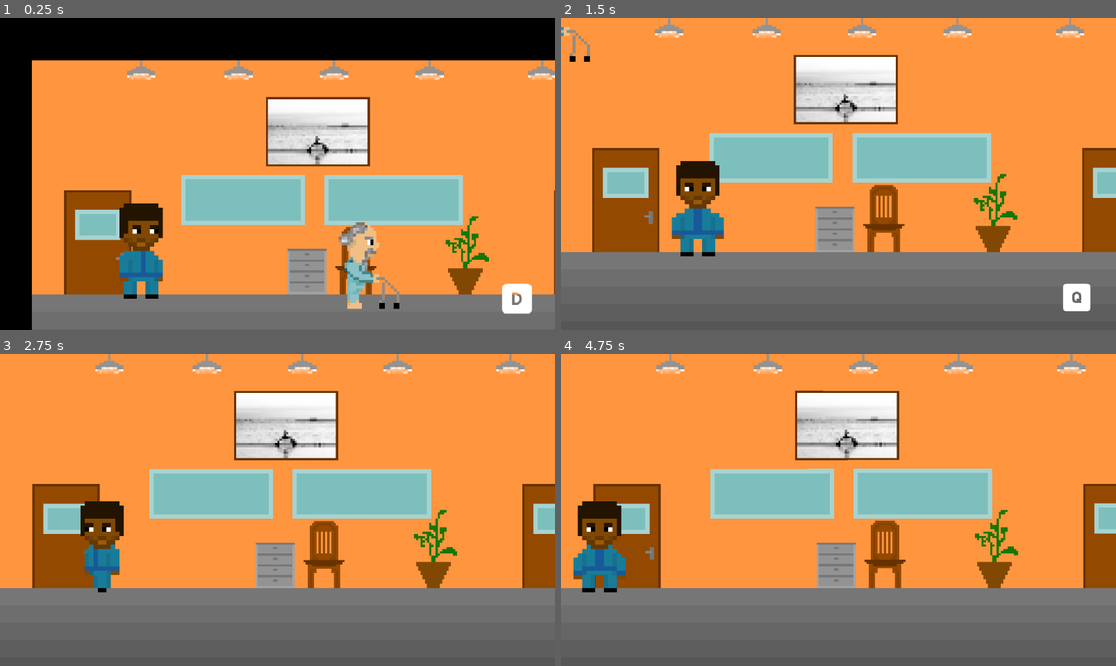
Above: before the commit, frames 1-4 (two rows, left to right).
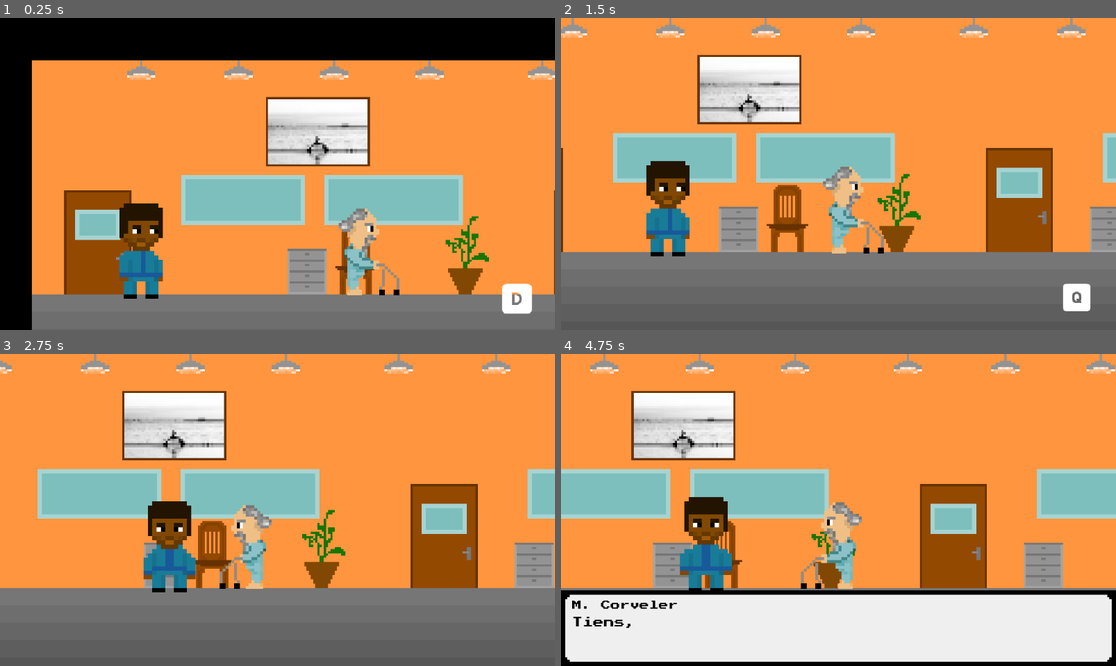
Above: after the commit, the same moments.

Repository: qcorveler/RGAME
Game: Godot game, scene res://Scenes/Levels/LevelIntro.tscn
The game is run twice, just before and just after one commit, with the same random seed, the same clock (stepped at 60 frames per second) and the same inputs. This scene is started directly instead of the project's main scene.
Inputs:
- Up to frame 1 (0.25 s): no input
- Up to frame 2 (1.5 s): tap Enter (ui_accept) at 0.5 s; hold Shift (crouch) 0.53-1.28 s; hold D (move_right) from 0.53 s (still down); tap Space (jump) at 0.77, 1.07 s; tap Q (interact_a) at 0.8, 1.35 s
- Up to frame 3 (2.75 s): tap Space (jump) at 1.52, 1.82 s; tap Ctrl (run) at 1.55 s; release D (move_right) at 2.03 s; hold A (move_left) from 2.03 s (still down); hold Ctrl (run) from 2.03 s (still down); tap Enter (ui_accept) at 2.3 s
- Up to frame 4 (4.75 s): release A (move_left) at 2.78 s; release Ctrl (run) at 2.78 s; hold D (move_right) 2.78-4.28 s; tap Enter (ui_accept) at 2.85 s; tap Space (jump) at 3.02, 3.05, 3.32, 4.52 s; hold Space (jump) 3.53-4.28 s; tap Shift (crouch) at 3.8, 4.35 s; hold A (move_left) from 4.28 s (still down); tap Q (interact_a) at 4.55 s

The runs differ from the first frame. In frame 1, 1.5% of the frame differs, in the area x 60-72%, y 61-94%; in frame 2, 32%; in frame 3, 33%; in frame 4, 59%, in the area x 0-100%, y 0-100%.
Error before the commit: Invalid assignment of property or key 'disabled' with value of type 'bool' on a base object of type 'null instance'. (res://Scripts/Player/player.gd:81)

Commit message:
Ajout des collisions avec les panneaux pour avoir les tips, correction de plusieurs bug et ajustement du readme avec les todo

Diff:
--- a/raf-game/Dialogues/Dialogues.json
+++ b/raf-game/Dialogues/Dialogues.json
@@ -127,6 +127,38 @@
 					"text": "Pour retrouver ta mémoire pardi ! Il faut mettre un peu de lumière là dedans ! Tu peux te déplacer ? Essaie de l'explorer autant que possible, tu trouveras sans doute des choses intéressantes"
 				}
 			]
+		},
+		"lama_help" : {
+			"lines" : [
+				{
+					"speaker": "M. Lama",
+					"text": "Tu peux bouger ? Appuie sur 'Q' ou 'D' pour te déplacer ! Tu peux sauter avec la barre d'espace. Essaie d'explorer ta mémoire, tu trouveras sans doute des choses intéressantes."
+				}
+			]
+		},
+		"RunSign" : {
+			"lines" : [
+				{
+					"speaker" : "Note à moi même :",
+					"text": "Maintenir la touche 'Ctrl' quand j'avance me fait aller plus vite. C'est pratique pour atteindre des endroits inatteignables autrement !"
+				}
+			]
+		},
+		"JumpSign" : {
+			"lines" : [
+				{
+					"speaker" : "Note à moi même :",
+					"text": "Avec la touche 'Shift' je peux m'accroupir. Ça me permet d'avoir une meilleure détente quand je saute ensuite, super pratique !"
+				}
+			]
+		},
+		"ComboSign" : {
+			"lines" : [
+				{
+					"speaker" : "Note à moi même :",
+					"text": "En fait, je peux combiner m'accroupir et courir en appuyant sur les 2 touches en même temps pour avoir une super détente dans la direction que je veux !"
+				}
+			]
 		}
 	}
-  }
+}
--- a/raf-game/Scenes/Levels/LevelIntro.tscn
+++ b/raf-game/Scenes/Levels/LevelIntro.tscn
@@ -94,7 +94,6 @@
 [node name="PlayerRafVieux" parent="World" instance=ExtResource("8_jroud")]
 collision_mask = 3
 speed = 200
-jump_velocity = 0
 metadata/_edit_group_ = true
 
 [node name="UI" type="CanvasLayer" parent="."]
--- a/raf-game/Scenes/Levels/level_1.tscn
+++ b/raf-game/Scenes/Levels/level_1.tscn
@@ -8,9 +8,11 @@
 [ext_resource type="Texture2D" uid="uid://bsyn2wdvcg5dy" path="res://Img/Tilemaps/simple tile map - upgrade.png" id="4_hwvp3"]
 [ext_resource type="Texture2D" uid="uid://bvh233qk6lq47" path="res://Lights/Lumière_Joueur.png" id="4_xgxfi"]
 [ext_resource type="Script" uid="uid://lr3ex5tifp70" path="res://Scripts/Lights/light_script.gd" id="5_5f3p6"]
+[ext_resource type="Script" uid="uid://sie6p4atytje" path="res://Scripts/Level1/indication_layer.gd" id="5_7r2dd"]
 [ext_resource type="PackedScene" uid="uid://c74gt60xgsb7d" path="res://Scenes/UI/dialogue_panel.tscn" id="7_jv26f"]
 [ext_resource type="Texture2D" uid="uid://cwyk0mx15u1w" path="res://Img/Img_Lights/Torch.png" id="8_hwvp3"]
 [ext_resource type="Texture2D" uid="uid://cq3e6coix1uyx" path="res://Img/Tilemaps/simple tile map.png" id="8_u5ghp"]
+[ext_resource type="PackedScene" uid="uid://bcivjodw5wd0w" path="res://Scenes/UI/input_indicator.tscn" id="11_afv7b"]
 
 [sub_resource type="SpriteFrames" id="SpriteFrames_cyadu"]
 animations = [{
@@ -288,6 +290,7 @@
 position = Vector2(0, 1)
 tile_map_data = PackedByteArray("AAABAAUAAAACAAMAAAARAAIAAAAGAAMAAAATAAIAAAAAAAUAAAApAAUAAAAFAAMAAAAoAPz/AAAFAAMAAAAMAP7/AAAGAAMAAAAKAPn/AAAAAAUAAAAOAPP/AAACAAMAAAAeAPL/AAACAAMAAAAcAPL/AAAFAAMAAAAXAAQAAAAAAAUAAAA=")
 tile_set = SubResource("TileSet_7r2dd")
+script = ExtResource("5_7r2dd")
 
 [node name="WallLeft" type="StaticBody2D" parent="World"]
 position = Vector2(0, 648)
@@ -363,7 +366,6 @@
 scale = Vector2(3, 3)
 player_path = NodePath("../Player")
 speed = 0.3
-metadata/_edit_group_ = true
 
 [node name="PointLight2D" type="PointLight2D" parent="World/Lama"]
 color = Color(1, 1, 0.46666667, 1)
@@ -388,6 +390,9 @@
 
 [node name="UI" type="CanvasLayer" parent="."]
 
+[node name="InputIndicator" parent="UI" instance=ExtResource("11_afv7b")]
+visible = false
+
 [node name="DialoguePanel" parent="UI" instance=ExtResource("7_jv26f")]
 visible = false
 offset_top = -1.0
--- a/raf-game/Scenes/Personnages/Player/Player.tscn
+++ b/raf-game/Scenes/Personnages/Player/Player.tscn
@@ -11,7 +11,7 @@
 size = Vector2(48, 80)
 
 [sub_resource type="RectangleShape2D" id="RectangleShape2D_2dvuo"]
-size = Vector2(20, 100)
+size = Vector2(48, 100)
 
 [node name="Player" type="CharacterBody2D"]
 script = ExtResource("1_kpjcp")
--- a/raf-game/Scenes/Personnages/Player/RafVieux.tscn
+++ b/raf-game/Scenes/Personnages/Player/RafVieux.tscn
@@ -16,7 +16,11 @@
 
 [node name="Skin" parent="." instance=ExtResource("2_uwy5g")]
 
-[node name="CollisionShape2D" type="CollisionShape2D" parent="."]
+[node name="CollisionCrouching" type="CollisionShape2D" parent="."]
+position = Vector2(6, 5)
+shape = SubResource("RectangleShape2D_kpjcp")
+
+[node name="CollisionStanding" type="CollisionShape2D" parent="."]
 position = Vector2(6, 5)
 shape = SubResource("RectangleShape2D_kpjcp")
 
--- a/raf-game/Scripts/Cinematiques/chambre_ehpad.gd
+++ b/raf-game/Scripts/Cinematiques/chambre_ehpad.gd
@@ -13,8 +13,7 @@
 @onready var dialoguePanel = $DialoguePanel
 
 func _ready() -> void:
-	dialoguePanel.set_active(true)
-	dialoguePanel.set_lines(scene_dialogues)
+	dialoguePanel.set_lines_and_activate(scene_dialogues)
 
 func _physics_process(delta: float) -> void:
 	timer += delta
--- /dev/null
+++ b/raf-game/Scripts/Level1/indication_layer.gd
@@ -0,0 +1,11 @@
+extends TileMapLayer
+
+@export var player_path : NodePath
+
+@onready var player = get_node(player_path)
+
+var signs_info := {
+	Vector2i(41, 5): "RunSign",
+	Vector2i(40, -4): "JumpSign",
+	Vector2i(28, -14): "ComboSign",
+}
--- a/raf-game/Scripts/Level1/level_1.gd
+++ b/raf-game/Scripts/Level1/level_1.gd
@@ -1,9 +1,9 @@
 extends Node2D
 
 @onready var world = $World
-@onready var player = world.get_node("Player")
-@onready var cam : Camera2D = player.get_node("Camera2D")
-@onready var background : AnimatedSprite2D = world.get_node("Background/AnimatedBackground")
+@onready var player = $World/Player
+@onready var cam : Camera2D = $World/Player/Camera2D
+@onready var background : AnimatedSprite2D = $World/Background/AnimatedBackground
 @onready var ground = $World/Ground/GroundCollision
 
 @onready var lama = $World/Lama
@@ -15,6 +15,12 @@
 @onready var wallLayer : TileMapLayer = $World/TileMap/WallAndPlateformLayer
 @onready var groundLayer : TileMapLayer = $World/TileMap/GroundLayer
 @onready var trapLayer : TileMapLayer = $World/TileMap/TrapLayer
+@onready var indicationLayer : TileMapLayer = $World/TileMap/IndicationLayer
+
+@onready var inputIndicator = $UI/InputIndicator
+
+var player_in_lama_zone : bool = false
+var sign_zone = null
 
 func _ready() :
 	# Gestion du background
@@ -37,18 +43,56 @@
 
 	# Gestion des premiers dialogues
 	GameState.dialogue_active = true
+	inputIndicator.set_black(false)
 
 	# Gestion des plateformes
 	set_platforms_visible(false) # Pour pas qu'on les voit quand le lama se déplace
 
+func _process(_delta: float) -> void:
+	player_in_lama_zone = player.global_position.distance_to(lama.global_position) < lama.zone_size
+	sign_zone = null
+	for sign_position in indicationLayer.signs_info :
+		if sign_position == Vector2i(indicationLayer.local_to_map(indicationLayer.to_local(player.global_position)))  :
+			sign_zone = indicationLayer.signs_info[sign_position]
 
-func _on_lama_final_position_reached() -> void:
-	# Lancer les premiers dialogues
-	dialoguePanel.set_lines(scene_dialogues["debut"]["lines"])
-	dialoguePanel.set_active(true)
-	set_platforms_visible(true)
+	if get_indicator_input() == null:
+		inputIndicator.set_active(false)
+	else :
+		inputIndicator.set_icon(get_indicator_input())
+		inputIndicator.set_active(true)
+
+func _input(event: InputEvent) -> void:
+	if event.is_action_pressed("interact_a") and !GameState.wait_player_input:
+		var dialogue = get_dialogue()
+		if dialogue == null :
+			return
+		else :
+			player.change_state("idle")
+			dialoguePanel.set_lines_and_activate(scene_dialogues[dialogue]["lines"])
 
 func set_platforms_visible(value : bool) -> void:
 	wallLayer.enabled = value
 	groundLayer.collision_enabled = value
 	trapLayer.enabled = value
+
+func get_indicator_input() :
+	if player_in_lama_zone :
+		return "a"
+	elif sign_zone != null :
+		return "a"
+	else :
+		return null
+
+func get_dialogue():
+	if player_in_lama_zone :
+		return "lama_help"
+	elif sign_zone != null :
+		return sign_zone
+	else:
+		return null
+
+func _on_lama_final_position_reached() -> void:
+	# Lancer les premiers dialogues
+	dialoguePanel.set_lines_and_activate(scene_dialogues["debut"]["lines"])
+	dialoguePanel.set_active(true)
+	set_platforms_visible(true)
--- a/raf-game/Scripts/LevelIntro/level_intro.gd
+++ b/raf-game/Scripts/LevelIntro/level_intro.gd
@@ -101,13 +101,13 @@
 	computer = player.position.x >= 7300
 
 	if saint_malo or enki_bilal or vieille_nue or minecraft or computer or storage :
-		inputIndicator.set_icon(load("res://Img/util/keyboard_a.png"))
+		inputIndicator.set_icon("a")
 		inputIndicator.set_active(true)
 	elif not indicator_d_terminated :
-		inputIndicator.set_icon(load("res://Img/util/keyboard_d.png")) # Indication du déplacement à droite
+		inputIndicator.set_icon("d") # Indication du déplacement à droite
 		inputIndicator.set_active(true)
 	elif indicator_d_terminated and not indicator_q_terminated :
-		inputIndicator.set_icon(load("res://Img/util/keyboard_q.png")) # Indication du déplacement à gauche
+		inputIndicator.set_icon("q") # Indication du déplacement à gauche
 		inputIndicator.set_active(true)
 	else:
 		inputIndicator.set_active(false)
@@ -119,26 +119,20 @@
 		indicator_q_terminated = true
 	if event.is_action_pressed("interact_a") and !GameState.wait_player_input:
 		if saint_malo :
-			dialoguePanel.set_lines(scene_dialogues["saint_malo"]["lines"])
-			dialoguePanel.set_active(true)
+			dialoguePanel.set_lines_and_activate(scene_dialogues["saint_malo"]["lines"])
 		if enki_bilal :
-			dialoguePanel.set_lines(scene_dialogues["enki_bilal"]["lines"])
-			dialoguePanel.set_active(true)
+			dialoguePanel.set_lines_and_activate(scene_dialogues["enki_bilal"]["lines"])
 		if vieille_nue :
-			dialoguePanel.set_lines(scene_dialogues["vieille_nue"]["lines"])
-			dialoguePanel.set_active(true)
+			dialoguePanel.set_lines_and_activate(scene_dialogues["vieille_nue"]["lines"])
 		if minecraft :
-			dialoguePanel.set_lines(scene_dialogues["minecraft"]["lines"])
-			dialoguePanel.set_active(true)
+			dialoguePanel.set_lines_and_activate(scene_dialogues["minecraft"]["lines"])
 		if computer :
-			dialoguePanel.set_lines(scene_dialogues["computer"]["lines"])
-			dialoguePanel.set_active(true)
+			dialoguePanel.set_lines_and_activate(scene_dialogues["computer"]["lines"])
 			if !GameState.wait_player_input :
 				screen_reached = true
 				screen.toggle_visible()
 		if storage :
-			dialoguePanel.set_lines(scene_dialogues["storage"]["lines"])
-			dialoguePanel.set_active(true)
+			dialoguePanel.set_lines_and_activate(scene_dialogues["storage"]["lines"])
 
 func pixelate_in():
 	pixelate.visible = true
--- a/raf-game/Scripts/PNJ/lama.gd
+++ b/raf-game/Scripts/PNJ/lama.gd
@@ -14,6 +14,9 @@
 var timer : float = 0
 
 var on_final_position : bool = false
+
+var player_in_zone : bool = false
+var zone_size : float = 100.0
 
 func _physics_process(delta):
 	if !is_on_floor() :
--- a/raf-game/Scripts/Player/player.gd
+++ b/raf-game/Scripts/Player/player.gd
@@ -39,6 +39,8 @@
 	change_state("idle")
 
 func change_state(new_state_name: String):
+	if GameState.dialogue_active : # On ne peut pas changer d'état quand le dialogue est actif
+		return
 	if current_state:
 		current_state.exit()
 	current_state = states[new_state_name]
@@ -49,7 +51,7 @@
 	# Gravité
 	velocity.y += gravity * delta
 	velocity.y = min(velocity.y, 1600)
-	if current_state and !GameState.dialogue_active :
+	if current_state :
 		current_state.physics_update(delta)
 	move_and_slide()
 
@@ -109,7 +111,7 @@
 
 func find_free_stand_position() -> Vector2:
 	var shape = collisionStanding.shape
-	var max_slide := 50.0
+	var max_slide := 100.0
 	var step := 2.0
 
 	# Test à la position actuelle
@@ -135,6 +137,7 @@
 	params.transform = Transform2D(0, global_pos)
 	params.margin = 0.01
 	params.exclude = [self]  # on ignore le joueur
+	params.collision_mask = 0xFFFFFFFF & ~(1 << 4) # ⚠ Ignore la couche 5 (qui correspond aux panneaux d'information)
 
 	var result := space.intersect_shape(params, 32)
 	return result.size() > 0
--- a/raf-game/Scripts/UI/dialogue_panel.gd
+++ b/raf-game/Scripts/UI/dialogue_panel.gd
@@ -23,7 +23,8 @@
 func set_dialogue_text(dialogue_text: String):
 	dialogueLabel.text = dialogue_text
 
-func set_lines(_lines):
+func set_lines_and_activate(_lines):
+	set_active(true)
 	lines = _lines
 	set_speaker_name(lines[line_index]["speaker"])
 	set_dialogue_text(lines[line_index]["text"])
@@ -34,6 +35,7 @@
 	GameState.dialogue_active = value
 	visible = value
 	line_index = 0
+	inputIndicator.set_icon("space")
 	inputIndicator.set_active(false)
 	inputIndicator.set_black(value)
 	finished = false
@@ -52,7 +54,7 @@
 
 func _ready() -> void:
 	dialogueLabel.visible_ratio = 0 # Rien n'est visible au début
-	inputIndicator.set_icon(load("res://Img/util/keyboard_space.png"))
+	inputIndicator.set_icon("space")
 	inputIndicator.set_active(false)
 	inputIndicator.set_black(true) # Mets l'icon de l'indicateur en noir
 
--- a/raf-game/Scripts/UI/input_indicator.gd
+++ b/raf-game/Scripts/UI/input_indicator.gd
@@ -6,6 +6,13 @@
 @export var scale_min: float = 1.2
 @export var scale_max: float = 1.3
 
+var icons = {
+	"space" : load("res://Img/util/keyboard_space.png"),
+	"a" : load("res://Img/util/keyboard_a.png"),
+	"q" : load("res://Img/util/keyboard_q.png"),
+	"d" : load("res://Img/util/keyboard_d.png")
+	}
+
 var t := 0.0
 @onready var icon : TextureRect = $InputIcon
 
@@ -13,7 +20,7 @@
 var black := false
 
 func set_icon(_icon):
-	icon.texture = _icon
+	icon.texture = icons[_icon]
 
 func set_black(value: bool):
 	black = value
Not shown: 2 places in raf-game/Scenes/Levels/level_1.tscn that only renumber resources
Not shown, added: raf-game/Scripts/Level1/indication_layer.gd.uid
Not shown, changed: README.md
